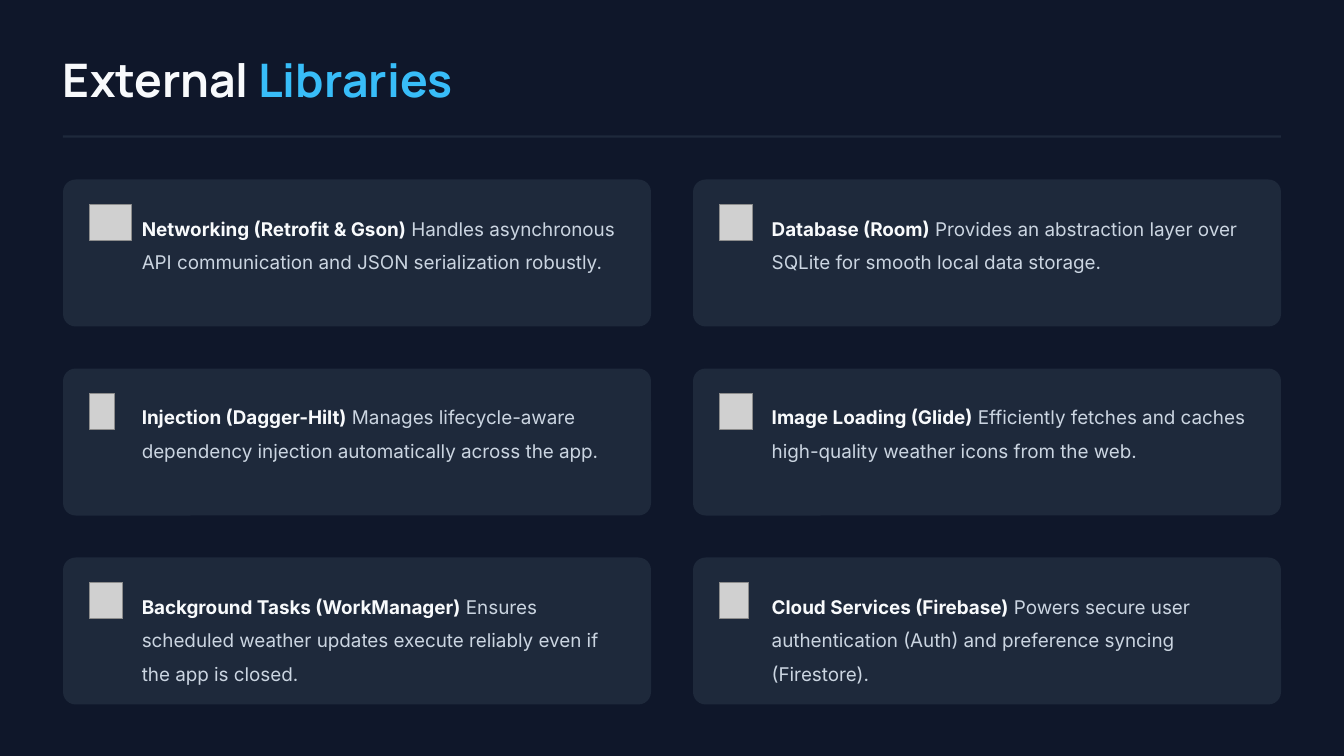
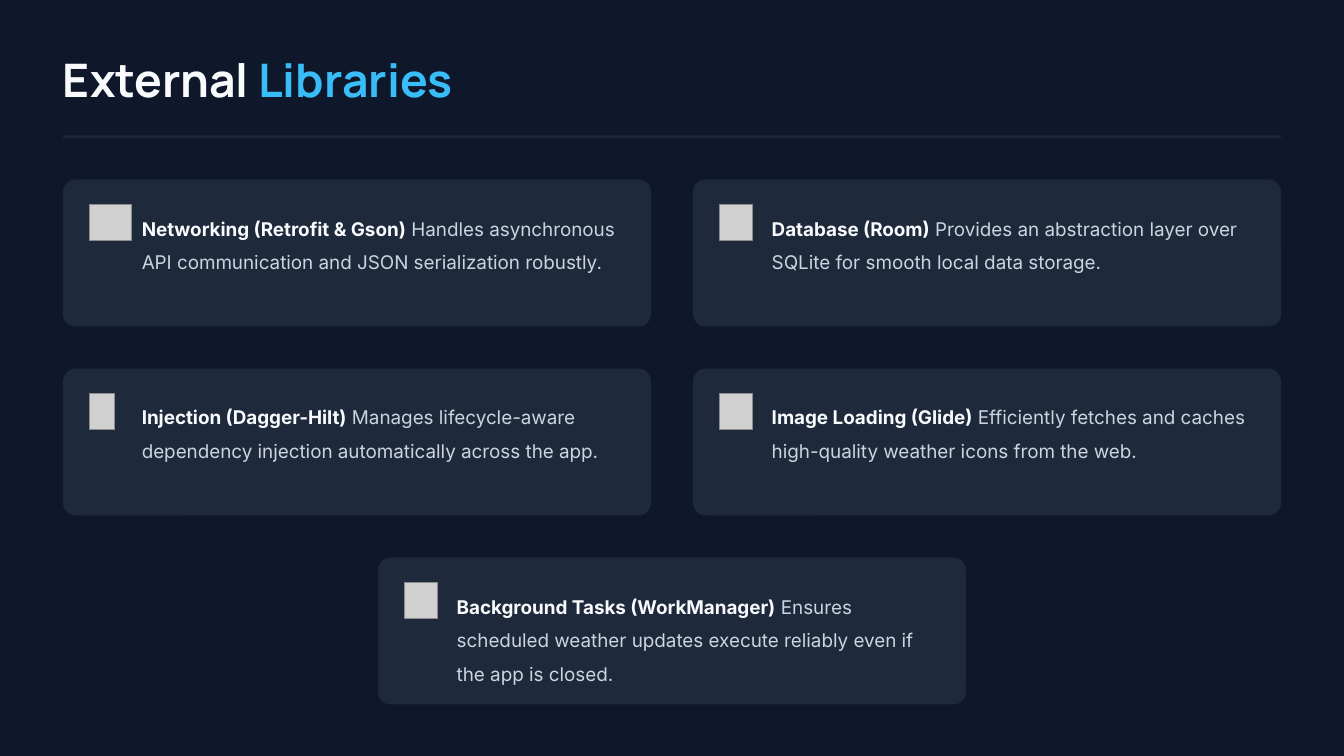
Before and after one commit to liranXD123/Final-Project-Kotlin, a slide deck: slide 6 of Weather App Project.pptx. Drawn at 1344x756 pixels with LibreOffice and Linux fonts; fonts in the diff are those of the drawing; grey boxes stand for pictures. Boxes give left, top, right and bottom in pixels: in the first picture for what was removed or moved away, otherwise in the second. Text is boxed around its words. In the diff, an @@ line names an element or a change of style, - is before the commit and + after.

```diff
--- a/Weather App Project.pptx
+++ b/Weather App Project.pptx
@@ 1 picture, 1 text, 1 rounded rectangle: place and size @@
-1 picture, 1 text, 1 rounded rectangle at (63, 558, 650, 705)
+1 picture, 1 text, 1 rounded rectangle at (378, 558, 966, 705)
@@ rounded rectangle removed at (694, 558, 1281, 705) @@
@@ picture removed at (720, 583, 749, 618) @@
@@ text removed at (772, 598, 1190, 684) @@
-Cloud Services (Firebase) Powers secure user authentication (Auth) and preference syncing (Firestore).
```
Also in this commit, not shown: 5 other slides changed, 4 slides removed, 1 other file.
